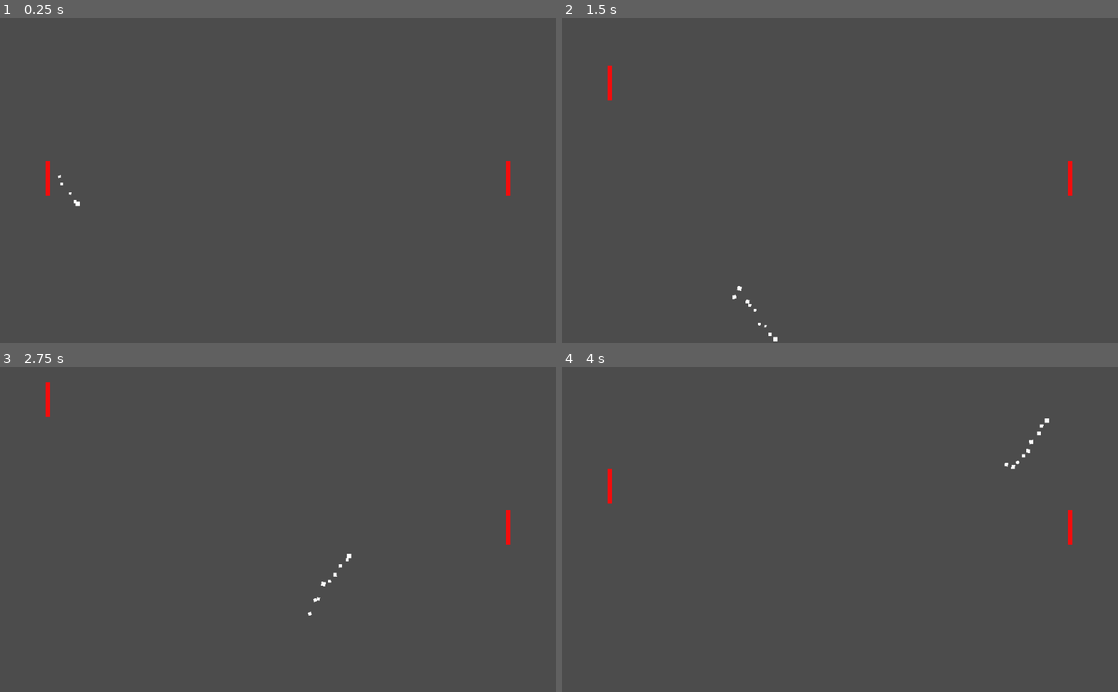
Above: before the commit, frames 1-4 (two rows, left to right).
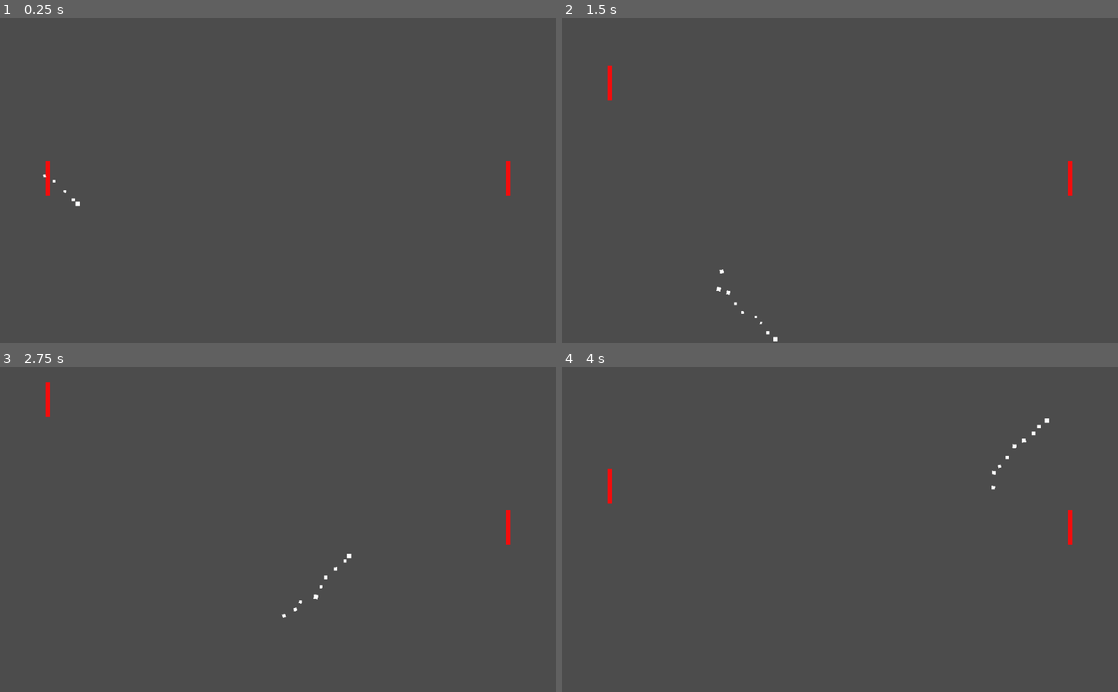
Above: after the commit, the same moments.

Repository: mgonzalezperna/pong-remix
Game: Godot game, scene res://scenes/scene-base.tscn
Two runs of this game, one before a commit and one after it. Both use one fixed random seed, a clock stepped at 60 frames per second and the inputs below.
Inputs:
- Up to frame 1 (0.25 s): no input
- Up to frame 2 (1.5 s): hold S (paddle_one_up) 0.53-1.28 s; hold X (paddle_one_down) from 1.28 s (still down)
- Up to frame 3 (2.75 s): release X (paddle_one_down) at 2.03 s; hold S (paddle_one_up) from 2.03 s (still down)
- Up to frame 4 (4 s): release S (paddle_one_up) at 3.53 s; hold X (paddle_one_down) from 3.53 s (still down)

The runs differ from the first frame. In frame 1, less than 0.1% of the frame differs, in the area x 7-14%, y 48-58%; in frame 2, 0.1%; in frame 3, 0.1%; in frame 4, 0.1%, in the area x 77-87%, y 17-38%.

Commit message:
fix ball trail direction

Diff:
--- a/scenes/Particles2D.gd
+++ /dev/null
@@ -1,5 +0,0 @@
-extends Particles2D
-
-func _process(delta):
-	var direction = get_parent().linear_velocity;
-	self.process_material.set_direction(Vector3(-direction.x, -direction.y, 0))
--- a/scenes/scene-base.tscn
+++ b/scenes/scene-base.tscn
@@ -1,9 +1,10 @@
-[gd_scene load_steps=13 format=2]
+[gd_scene load_steps=14 format=2]
 
 [ext_resource path="res://assets/sprites/paddle.png" type="Texture" id=1]
 [ext_resource path="res://assets/sprites/ball.png" type="Texture" id=2]
 [ext_resource path="res://scripts/paddle_player.gd" type="Script" id=3]
 [ext_resource path="res://scripts/ball.gd" type="Script" id=4]
+[ext_resource path="res://scripts/Particles2D.gd" type="Script" id=5]
 [ext_resource path="res://scenes/arrow.tscn" type="PackedScene" id=6]
 
 [sub_resource type="GDScript" id=1]
@@ -125,7 +126,7 @@
 randomness = 0.3
 local_coords = false
 process_material = SubResource( 6 )
-script = SubResource( 1 )
+script = ExtResource( 5 )
 
 [node name="up_wall" type="StaticBody2D" parent="."]
 collision_mask = 2
--- /dev/null
+++ b/scripts/Particles2D.gd
@@ -0,0 +1,5 @@
+extends Particles2D
+
+func _process(delta):
+    var direction = get_parent().linear_velocity;
+    self.process_material.set_direction(Vector3(-direction.x, -direction.y, 0))
